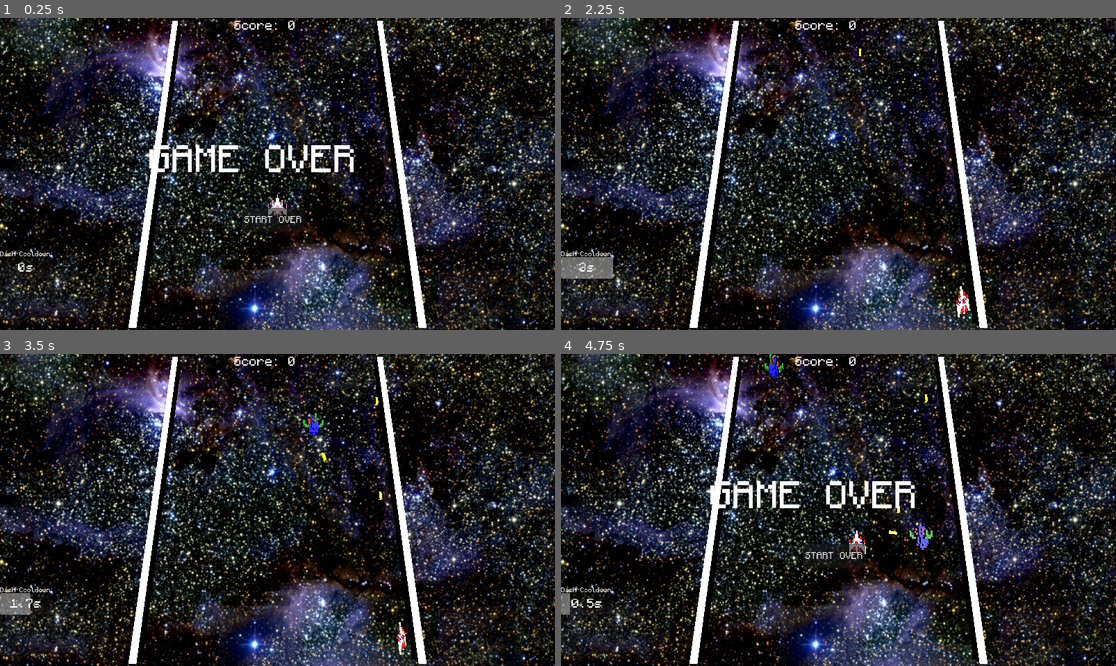
Above: before the commit, frames 1-4 (two rows, left to right).
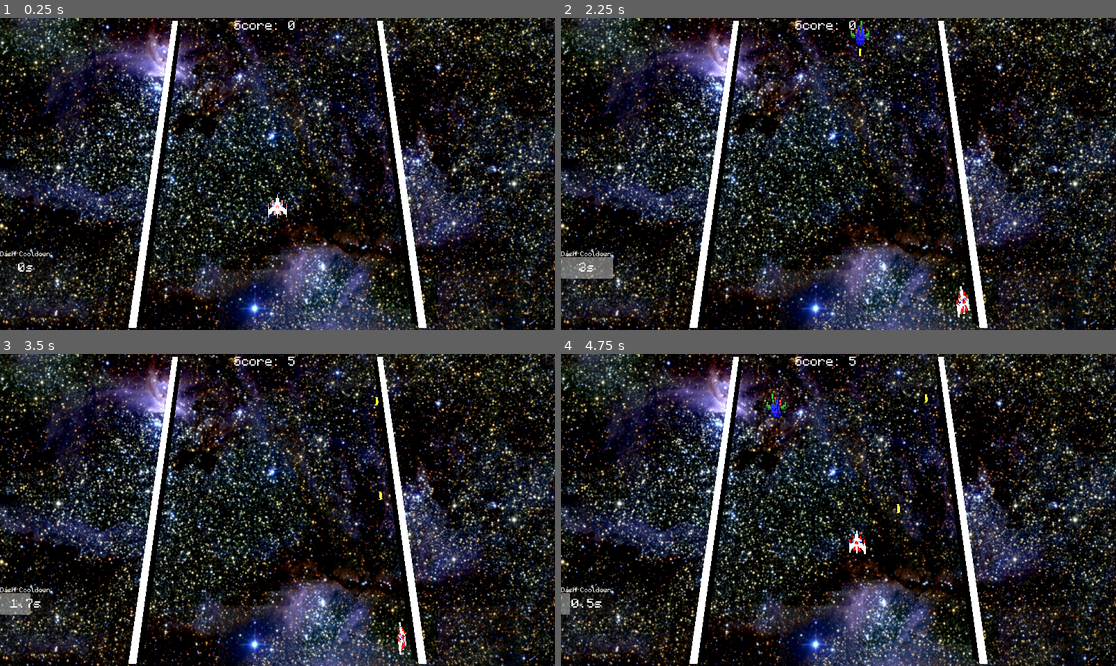
Above: after the commit, the same moments.

Repository: klayism/Galavious
Game: Godot game, scene res://Scenes/Main.tscn
The game is run twice, just before and just after one commit, with the same random seed, the same clock (stepped at 60 frames per second) and the same inputs.
Inputs (mouse positions are in pixels of both pictures, inside the frame that each line leads up to):
- Up to frame 1 (0.25 s): no input
- Up to frame 2 (2.25 s): click (832, 220) at 0.5 s, where only the run before the commit has a clickable "START OVER"; tap Enter at 1.25 s; hold D (right) 1.28-2.03 s; tap Space (fire) at 1.35 s; hold S (down) from 2.03 s (still down); tap Shift (dash) at 2.1 s
- Up to frame 3 (3.5 s): tap Space (fire) at 2.3, 2.85 s; release S (down) at 2.78 s; hold D (right) from 2.78 s (still down)
- Up to frame 4 (4.75 s): release D (right) at 3.53 s; hold W (up) 3.53-4.28 s; tap Space (fire) at 3.6, 4.55 s; hold A (left) from 4.28 s (still down); tap Shift (dash) at 4.35 s

The runs differ from the first frame. In frame 1, 1.5% of the frame differs, in the area x 26-64%, y 40-69%; in frame 2, 0.1%; in frame 3, 0.2%; in frame 4, 1.9%, in the area x 26-68%, y 0-69%.

Commit message:
actuall idiot
actuall idio

Diff:
--- a/project/Code/Bullet.gd
+++ b/project/Code/Bullet.gd
@@ -24,6 +24,6 @@
 	else:
 		body.position = Vector3(1000000,1000000,1000000)
 		GlobalVars.score += 5
-		body.queue_free
+		body.queue_free()
 		GlobalVars.enemyCount -= 1
 		self.queue_free()
--- a/project/Scenes/Game_over.tscn
+++ b/project/Scenes/Game_over.tscn
@@ -3,6 +3,7 @@
 [ext_resource type="FontFile" uid="uid://cik3itsj706dl" path="res://Monocraft.otf" id="1_dvomg"]
 
 [node name="Control" type="Control"]
+visible = false
 layout_mode = 3
 anchors_preset = 15
 anchor_right = 1.0
Not shown, changed: Build/Web/index.html
Not shown, changed: Build/Web/index.pck
